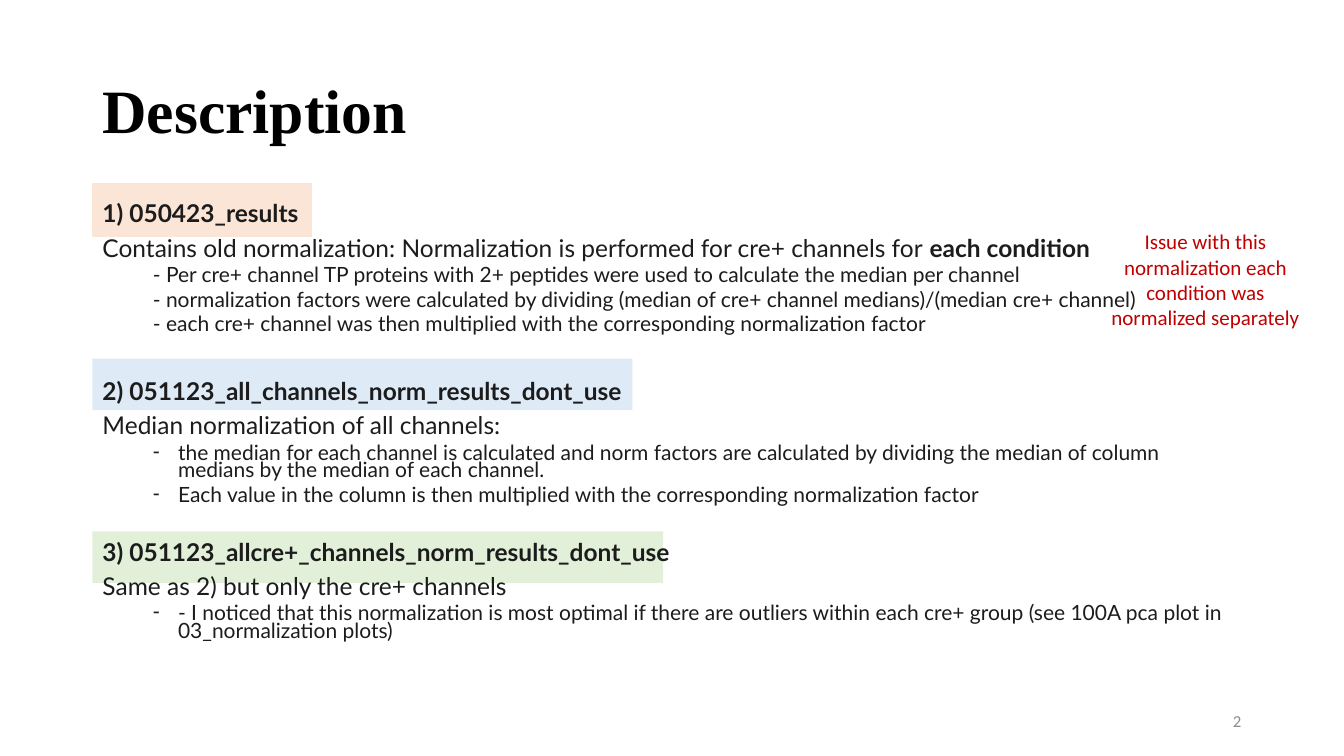
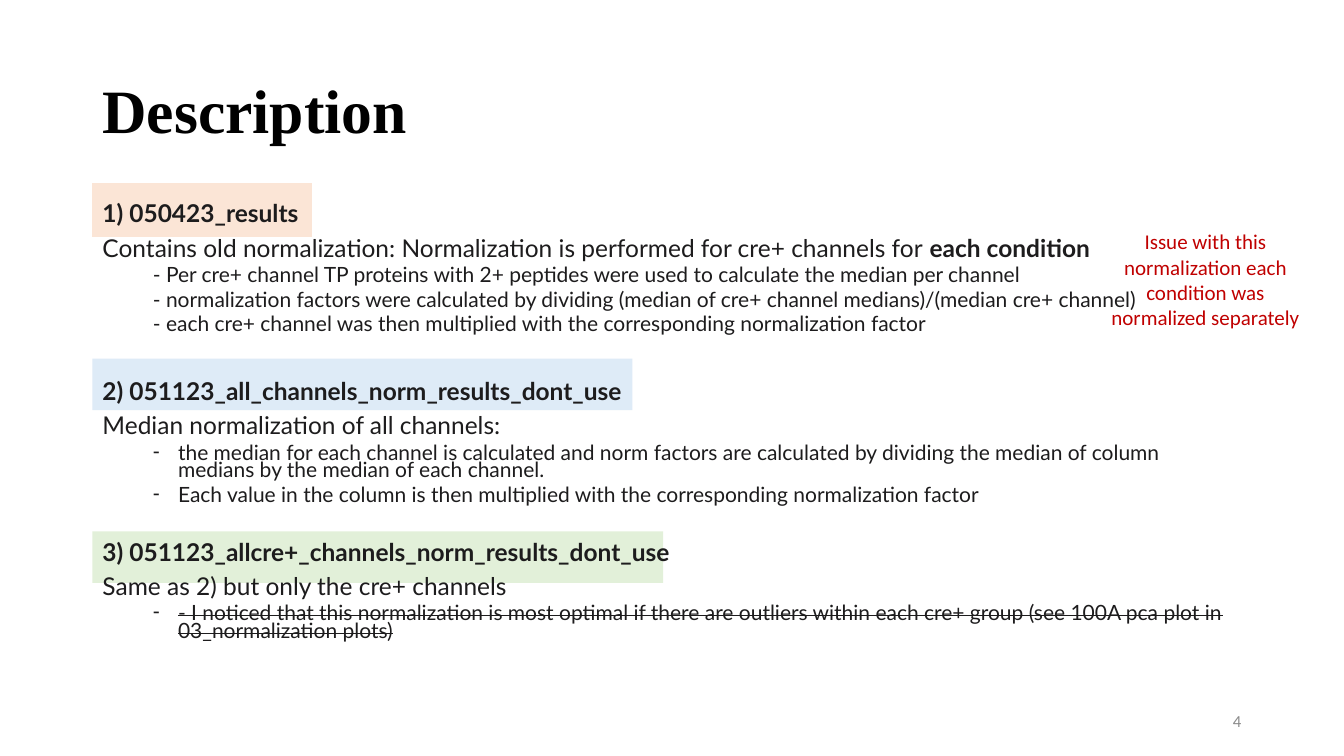
Before and after one commit to vinogradova-lab/cell-type-specific-proximity-labeling, a slide deck: slide 5 of docs/update_041223.pptx (slide 3 before the commit). Drawn at 1344x756 pixels with LibreOffice and Linux fonts; fonts in the diff are those of the drawing. Boxes give left, top, right and bottom in pixels: in the first picture for what was removed or moved away, otherwise in the second. Text is boxed around its words. In the diff, an @@ line names an element or a change of style, - is before the commit and + after.

```diff
--- a/docs/update_041223.pptx
+++ b/docs/update_041223.pptx
@@ text at (178, 604, 1222, 642): strikethrough on in "- I noticed that this normalization is ..." @@
@@ page number at (1233, 716, 1241, 727): text changed @@
-2
+4
```
Also in this commit, not shown: 17 other slides changed, 5 slides added.
